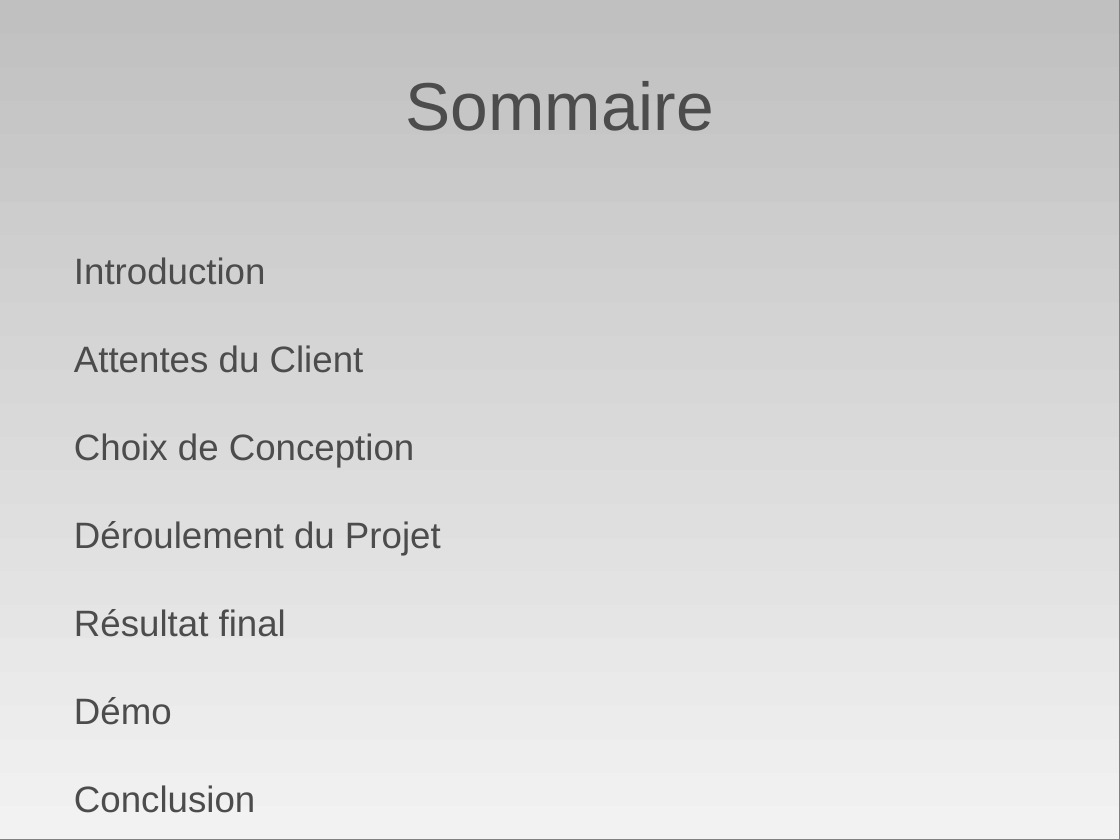
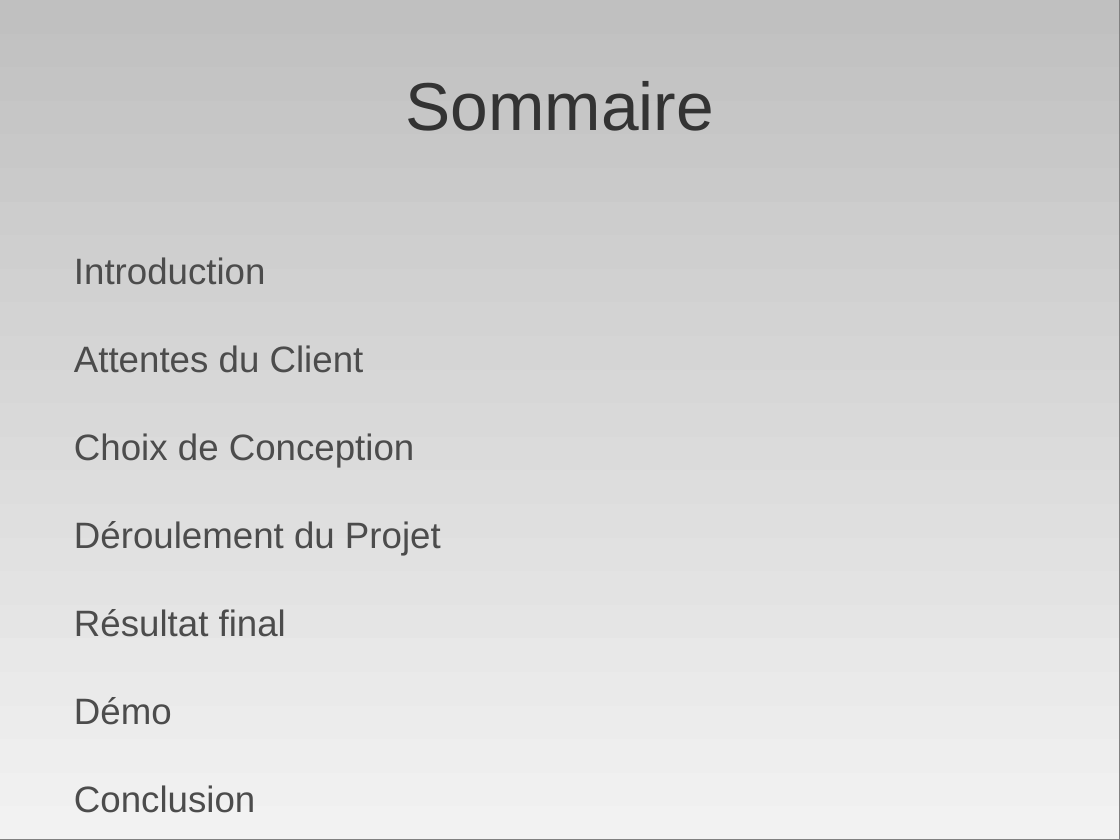
Before and after one commit to AniceK/craketeam, a slide deck: slide 3 of Documentation/Presentation/diapo_craketeam.odp. Drawn at 1120x840 pixels with LibreOffice and Linux fonts; fonts in the diff are those of the drawing. Boxes give left, top, right and bottom in pixels: in the first picture for what was removed or moved away, otherwise in the second. Text is boxed around its words. In the diff, an @@ line names an element or a change of style, - is before the commit and + after.

```diff
--- a/Documentation/Presentation/diapo_craketeam.odp
+++ b/Documentation/Presentation/diapo_craketeam.odp
@@ title "Sommaire" at [406,81,714,131]: text colour #4C4C4C to #333333 @@
```
Also in this commit, not shown: 13 other slides changed.
